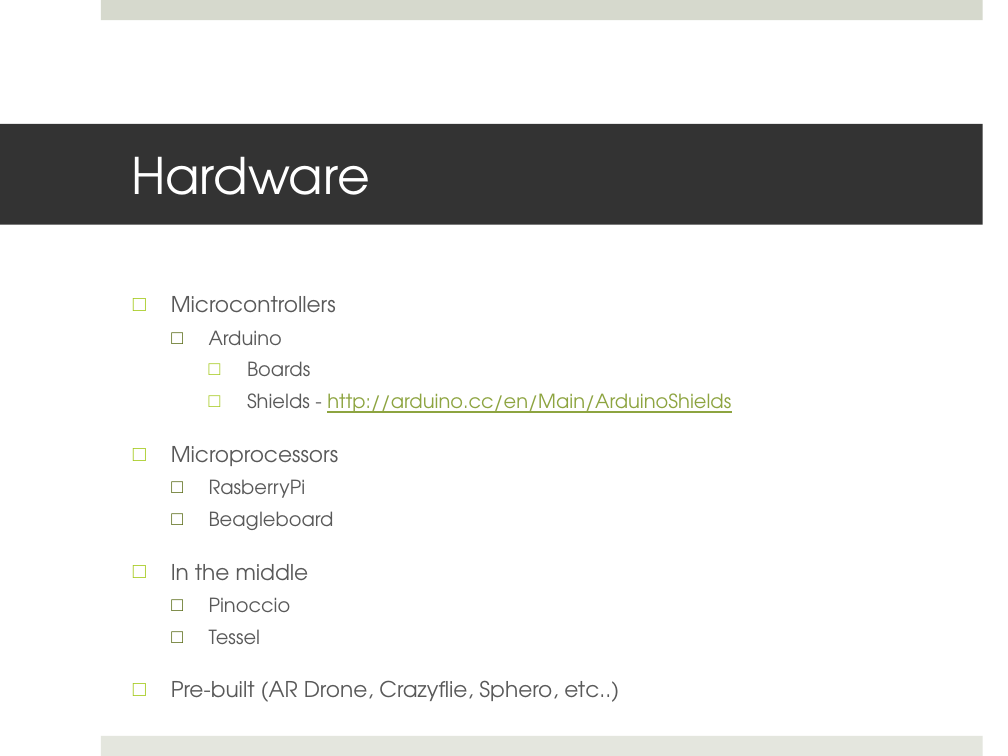
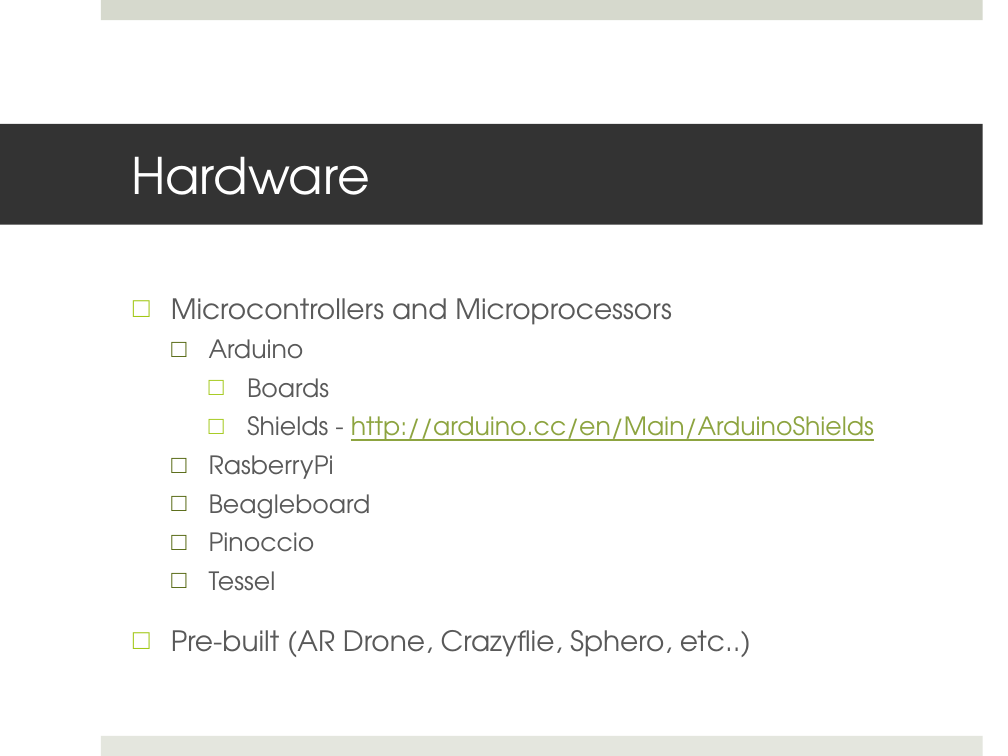
Before and after one commit to adrianpomilio/javascript-vs-skynet, a slide deck: slide 12 of JavaScript-vs-Skynet.pptx. Drawn at 1008x756 pixels with LibreOffice and Linux fonts; fonts in the diff are those of the drawing. Boxes give left, top, right and bottom in pixels: in the first picture for what was removed or moved away, otherwise in the second. Text is boxed around its words. In the diff, an @@ line names an element or a change of style, - is before the commit and + after.

```diff
--- a/JavaScript-vs-Skynet.pptx
+++ b/JavaScript-vs-Skynet.pptx
@@ text at (171,298,874,657): paragraph removed @@
-□ In the middle
@@ text at (171,298,672,325): text changed; size 15.5 to 20 pt @@
-□ Microcontrollers
+□ Microcontrollers and Microprocessors
@@ text at (171,339,874,657): size 13.9 to 18 pt in "Arduino", "Boards", "Shields - http://arduino.cc/en/Main/ArduinoShields", "RasberryPi" and 3 more places; size 15.5 to 20 pt in "Pre-built (AR Drone, Crazyflie, Sphero, etc..)" @@
@@ text at (171,446,339,466): paragraph removed @@
-□ Microprocessors
```
Also in this commit, not shown: 7 other files.
